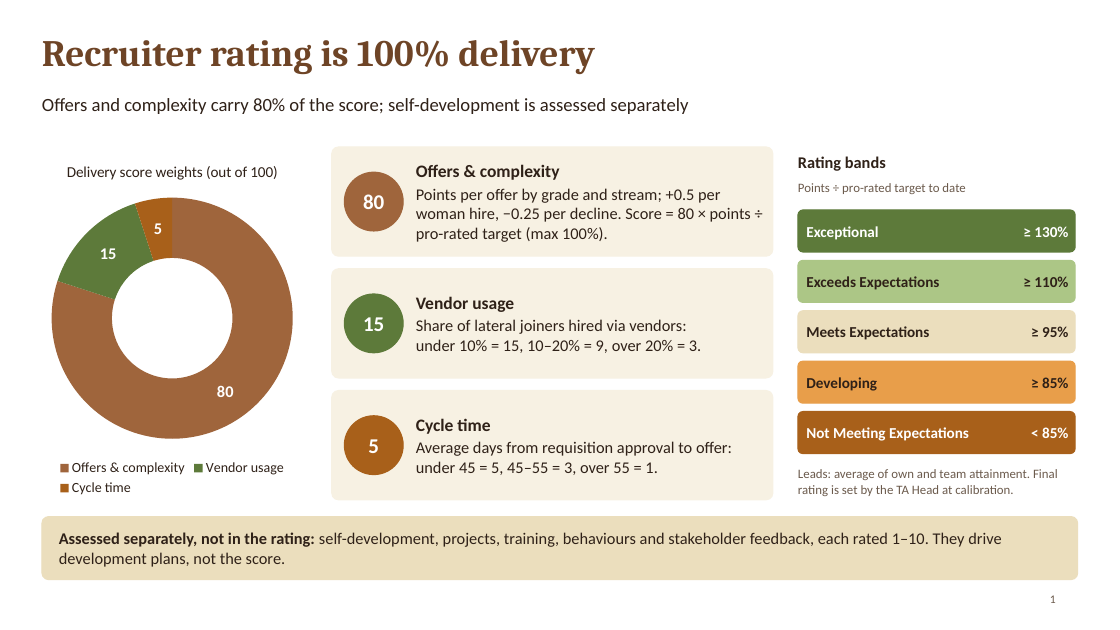
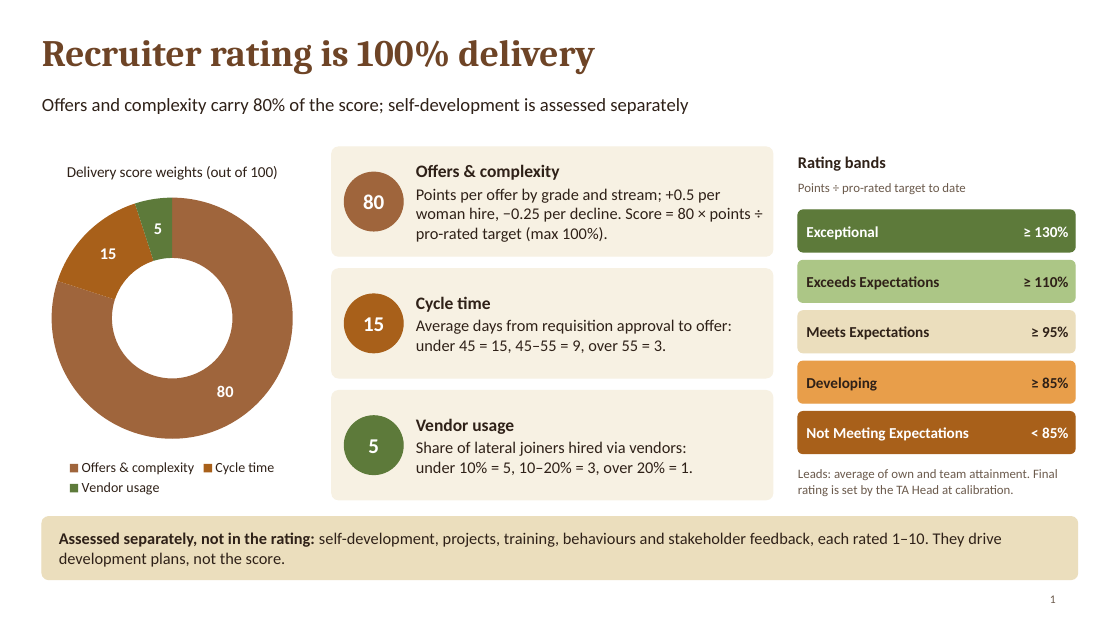
Before and after one commit to ranjiphd-cyber/AI-training, a slide deck: slide 1 of ta-scorecard/Rating_Model_Slide.pptx. Drawn at 1120x630 pixels with LibreOffice and Linux fonts; fonts in the diff are those of the drawing. Boxes give left, top, right and bottom in pixels: in the first picture for what was removed or moved away, otherwise in the second. Text is boxed around its words. In the diff, an @@ line names an element or a change of style, - is before the commit and + after.

```diff
--- a/ta-scorecard/Rating_Model_Slide.pptx
+++ b/ta-scorecard/Rating_Model_Slide.pptx
@@ doughnut chart at box(29, 147, 315, 500) @@
-categories: Offers & complexity, Vendor usage, Cycle time
+categories: Offers & complexity, Cycle time, Vendor usage
@@ colours of single points changed @@
@@ ellipse at box(344, 294, 403, 353): fill #5D7A3A to #A8601A; outline #5D7A3A 1 pt to #A8601A 1 pt @@
@@ text at box(416, 296, 732, 353): text changed @@
-Vendor usage
-Share of lateral joiners hired via vendors: under 10% = 15, 10–20% = 9, over 20% = 3.
+Cycle time
+Average days from requisition approval to offer: under 45 = 15, 45–55 = 9, over 55 = 3.
@@ ellipse at box(344, 416, 403, 475): fill #A8601A to #5D7A3A; outline #A8601A 1 pt to #5D7A3A 1 pt @@
@@ text at box(416, 418, 693, 475): text changed @@
-Cycle time
-Average days from requisition approval to offer: under 45 = 5, 45–55 = 3, over 55 = 1.
+Vendor usage
+Share of lateral joiners hired via vendors: under 10% = 5, 10–20% = 3, over 20% = 1.
```
Also in this commit, not shown: 7 other files.
